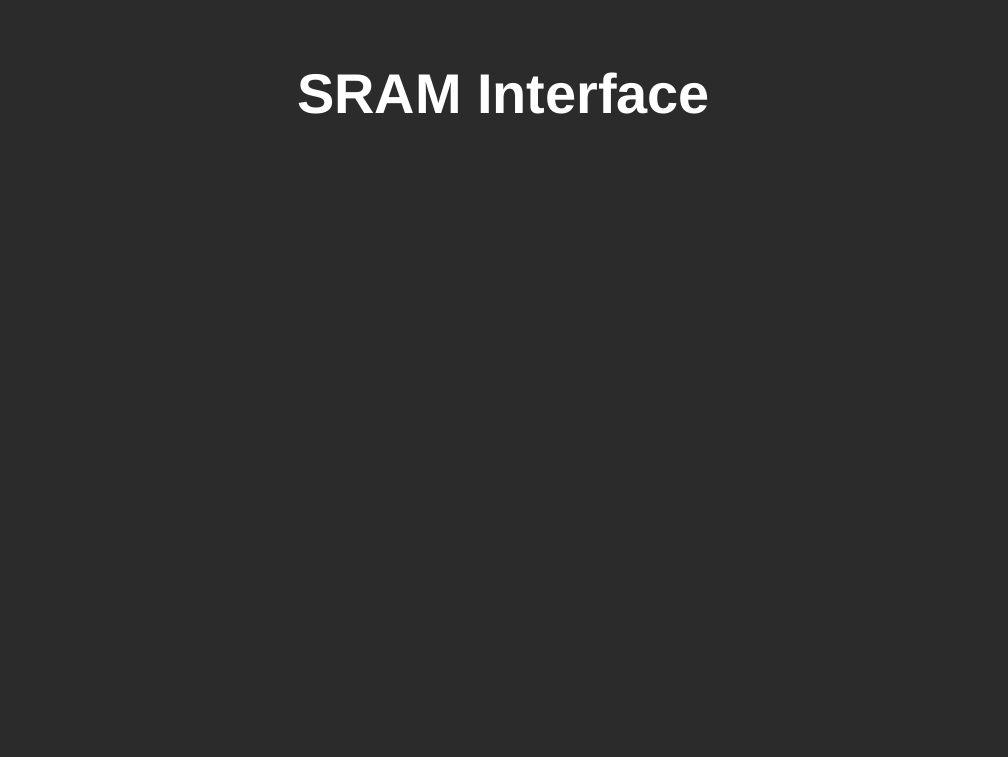
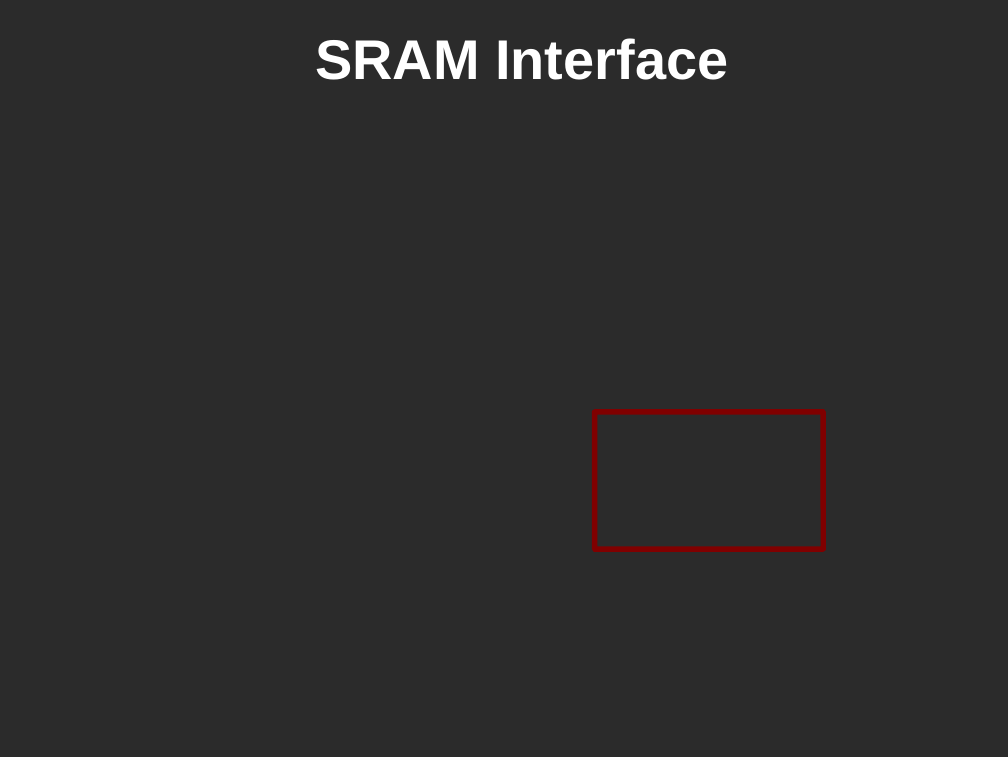
Before and after one commit to snowpuppy/ECE337, a slide deck: slide 12 of docs/ece337.ppt. Drawn at 1008x757 pixels with LibreOffice and Linux fonts; fonts in the diff are those of the drawing; background and template pictures are left out; a plain dark background stands for a picture behind light text. Boxes give left, top, right and bottom in pixels: in the first picture for what was removed or moved away, otherwise in the second. Text is boxed around its words. In the diff, an @@ line names an element or a change of style, - is before the commit and + after.

```diff
--- a/docs/ece337.ppt
+++ b/docs/ece337.ppt
@@ title "SRAM Interface": place and size @@
-title "SRAM Interface" at (297, 72, 710, 114)
+title "SRAM Interface" at (315, 38, 728, 80)
@@ rounded rectangle added at (595, 412, 823, 549), outline #800000 4.31 pt @@
```
Also in this commit, not shown: 5 other slides changed, 1 slide added, 1 slide removed, 3 other files.
